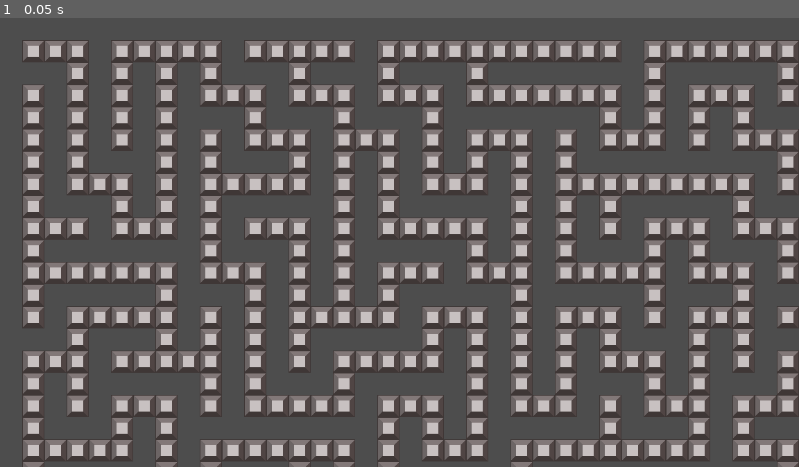
Above: before the commit, frame 1.
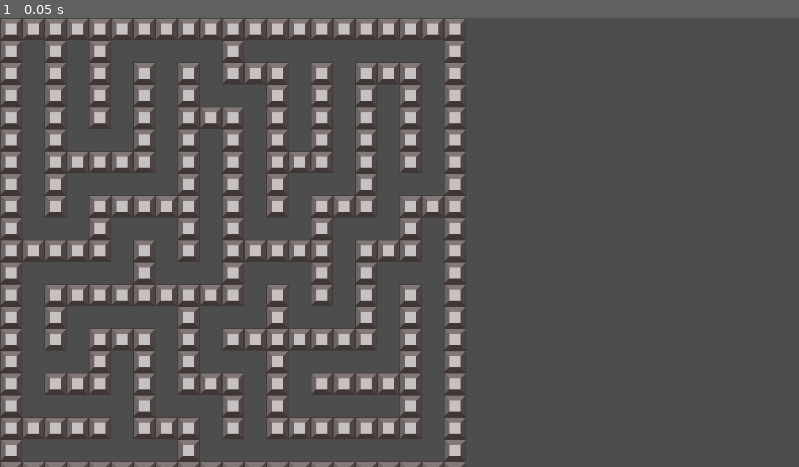
Above: after the commit, the same moment.

Repository: grotesquehead/01_maze
Game: Godot game, scene res://maze.tscn
The game is run twice, just before and just after one commit, with the same random seed, the same clock (stepped at 60 frames per second) and the same inputs. Before the commit the project starts from res://scripts/world.tscn.
Inputs:
- Up to frame 1 (0.05 s): no input

The runs differ from the first frame. In frame 1, 38% of the frame differs, in the area x 0-100%, y 0-100%.

Commit message:
Refined maze generation algorithm

Diff:
--- a/src/maze.gd
+++ /dev/null
@@ -1,68 +0,0 @@
-extends Node2D
-
-@export var grid_size: int = 10
-var grid: Array = []
-
-
-
-
-
-func initialize_grid():
-    for i in range(grid_size):
-        grid.append([])
-        for j in range(grid_size):
-            grid[i].append(0) # 0 represents a wall, 1 represents a path
-
-
-func generate_maze(start_x, start_y):
-    var stack = []
-    stack.push_back(Vector2(start_x, start_y))
-    grid[start_x][start_y] = 1
-
-    while stack.size() > 0:
-        var current = stack.pop_back()
-        var x = current.x
-        var y = current.y
-        var directions = [[0, 1], [1, 0], [0, -1], [-1, 0]]
-        directions.shuffle()
-
-        for direction in directions:
-            var nx = x + direction[0] * 2
-            var ny = y + direction[1] * 2
-
-            if nx >= 0 and nx < grid_size and ny >= 0 and ny < grid_size and grid[nx][ny] == 0:
-                grid[x + direction[0]][y + direction[1]] = 1
-                grid[nx][ny] = 1
-                stack.push_back(Vector2(x, y)) # Push the current cell back onto the stack
-                stack.push_back(Vector2(nx, ny)) # Push the next cell onto the stack
-                break # Break to process the next cell on the next iteration
-
-
-func draw_maze(tilemap: TileMap):
-    for i in range(grid.size()):
-        for j in range(grid[i].size()):
-            if grid[i][j] == 1:
-                var coords = Vector2i(i, j)
-                var source_id = 0 # The source ID of the tile you want to place
-                var atlas_coords = Vector2i(3, 3) # The atlas coordinates of the tile
-                tilemap.set_cell(0, coords, source_id, atlas_coords)
-
-
-func _ready():
-    initialize_grid()
-    grid[1][1] = 1 # Start point
-    generate_maze(1, 1)
-    var tilemap = $TileMap
-    draw_maze(tilemap)
-
-    # update() # Call to redraw the maze
-
-
-#
-#func _draw():
-#    for i in range(grid_size):
-#        for j in range(grid_size):
-#            if grid[i][j] == 0:
-#                draw_rect(Rect2(i * cell_size, j * cell_size, cell_size, cell_size), Color(0, 0, 0))
-#            else:
-#                draw_rect(Rect2(i * cell_size, j * cell_size, cell_size, cell_size), Color(1, 1, 1))
--- /dev/null
+++ b/src/maze.tscn
@@ -0,0 +1,76 @@
+[gd_scene load_steps=5 format=3 uid="uid://cbds1bwplih44"]
+
+[ext_resource type="Script" path="res://scripts/maze.gd" id="1_4lfwu"]
+[ext_resource type="Texture2D" uid="uid://bfgcp3ia2ipga" path="res://wall-tiles-autotile.png" id="2_4cev4"]
+
+[sub_resource type="TileSetAtlasSource" id="TileSetAtlasSource_1aj0n"]
+texture = ExtResource("2_4cev4")
+texture_region_size = Vector2i(32, 32)
+0:0/0 = 0
+1:0/0 = 0
+2:0/0 = 0
+3:0/0 = 0
+4:0/0 = 0
+5:0/0 = 0
+6:0/0 = 0
+7:0/0 = 0
+8:0/0 = 0
+9:0/0 = 0
+10:0/0 = 0
+0:1/0 = 0
+1:1/0 = 0
+2:1/0 = 0
+3:1/0 = 0
+4:1/0 = 0
+5:1/0 = 0
+6:1/0 = 0
+7:1/0 = 0
+8:1/0 = 0
+9:1/0 = 0
+10:1/0 = 0
+0:2/0 = 0
+1:2/0 = 0
+2:2/0 = 0
+3:2/0 = 0
+4:2/0 = 0
+5:2/0 = 0
+6:2/0 = 0
+7:2/0 = 0
+8:2/0 = 0
+9:2/0 = 0
+10:2/0 = 0
+0:3/0 = 0
+1:3/0 = 0
+2:3/0 = 0
+3:3/0 = 0
+4:3/0 = 0
+5:3/0 = 0
+6:3/0 = 0
+7:3/0 = 0
+8:3/0 = 0
+9:3/0 = 0
+10:3/0 = 0
+0:4/0 = 0
+1:4/0 = 0
+2:4/0 = 0
+3:4/0 = 0
+4:4/0 = 0
+5:4/0 = 0
+6:4/0 = 0
+7:4/0 = 0
+8:4/0 = 0
+9:4/0 = 0
+10:4/0 = 0
+
+[sub_resource type="TileSet" id="TileSet_750n3"]
+tile_size = Vector2i(32, 32)
+sources/0 = SubResource("TileSetAtlasSource_1aj0n")
+
+[node name="Maze" type="Node2D"]
+script = ExtResource("1_4lfwu")
+
+[node name="TileMap" type="TileMap" parent="."]
+position = Vector2(32, 32)
+tile_set = SubResource("TileSet_750n3")
+cell_quadrant_size = 17
+format = 2
--- a/src/project.godot
+++ b/src/project.godot
@@ -11,7 +11,7 @@
 [application]
 
 config/name="src"
-run/main_scene="res://scripts/world.tscn"
+run/main_scene="res://maze.tscn"
 config/features=PackedStringArray("4.1", "GL Compatibility")
 config/icon="res://icon.svg"
 
--- /dev/null
+++ b/src/scripts/maze.gd
@@ -0,0 +1,132 @@
+extends Node2D
+
+@export var grid_size: int = 10
+@export var cell_size: int = 2
+var grid: Array = []
+var rng = RandomNumberGenerator.new()
+
+
+class MazeNode:
+    var x : int
+    var y : int
+    var visited: bool = false
+    var east_path: bool = false
+    var south_path: bool = false
+
+    func _init(x: int, y: int) -> void:
+        self.x = x
+        self.y = y
+
+    func _to_string():
+        return "[x: " + str(self.x) + ", y: " + str(self.y) + "], east_path: " + str(self.east_path) + "|south_path: " + str(self.south_path)
+
+class MazeNodeStack:
+    var l: Array[MazeNode] = []
+
+    func push(node: MazeNode) -> void:
+        l.append(node)
+
+    func peek() -> MazeNode:
+        return l[-1]
+
+    func pop() -> MazeNode:
+        return l.pop_back()
+
+    func _to_string():
+        return str(self.l)
+
+    func size():
+        return l.size()
+
+    func empty():
+        return self.size() == 0
+
+func initialize_grid():
+    var atlas_coords = Vector2i(3, 3)
+
+    # Draw north and west walls.
+    for y in range((grid_size * cell_size) + 1):
+        $TileMap.set_cell(0, Vector2i(-1, y - 1), 0, atlas_coords)
+    for x in range((grid_size * cell_size) + 1):
+        $TileMap.set_cell(0, Vector2i(x - 1, -1), 0, atlas_coords)
+    for y in range(grid_size):
+        grid.append([])
+        for x in range(grid_size):
+            grid[y].append(MazeNode.new(x, y))
+            for y_cell in range(cell_size):
+                for x_cell in range(cell_size):
+                    if not x_cell and not y_cell:
+                        continue
+                    $TileMap.set_cell(0, Vector2i((x * cell_size) + y_cell, (y * cell_size) + x_cell), 0, atlas_coords)
+
+func draw_maze(tilemap: TileMap):
+    var source_id = 0
+    var atlas_coords = Vector2i(0, 4) # The atlas coordinates of the tile
+    for y in range(grid.size()):
+        for x in range(grid[y].size()):
+            var current_node = grid[y][x];
+            if current_node.east_path:
+                var coords = Vector2i((x * cell_size) + 1, y * cell_size)
+                tilemap.set_cell(0, coords, source_id, atlas_coords)
+            if current_node.south_path:
+                var coords = Vector2i(x * cell_size , (y * cell_size) + 1)
+                tilemap.set_cell(0, coords, source_id, atlas_coords)
+
+
+func recursive_backtracker():
+    var stack = MazeNodeStack.new()
+    stack.push(grid[0][0])
+    stack.peek().visited = true
+
+    while not stack.empty():
+        var current_node = stack.peek()
+        var neighbours: Array = []
+
+        # North
+        if current_node.y - 1 >= 0 and not grid[current_node.y - 1][current_node.x].visited:
+            neighbours.append([0, grid[current_node.y - 1][current_node.x]])
+
+        # East
+        if current_node.x + 1 < grid.size() and not grid[current_node.y][current_node.x + 1].visited:
+            neighbours.append([1, grid[current_node.y][current_node.x + 1]])
+
+        # South
+        if current_node.y + 1 < grid.size() and not grid[current_node.y + 1][current_node.x].visited:
+            neighbours.append([2, grid[current_node.y + 1][current_node.x]])
+
+        # West
+        if current_node.x - 1 >= 0 and not grid[current_node.y][current_node.x - 1].visited:
+            neighbours.append([3, grid[current_node.y][current_node.x - 1]])
+
+        if neighbours.is_empty():
+            stack.pop()
+        else:
+            var neighbour = neighbours[randi() % neighbours.size()]
+            if neighbour[0] == 0:
+                neighbour[1].south_path = true
+            elif neighbour[0] == 1:
+                current_node.east_path = true
+            elif neighbour[0] == 2:
+                current_node.south_path = true
+            elif neighbour[0] == 3:
+                neighbour[1].east_path = true
+
+            stack.push(neighbour[1])
+            neighbour[1].visited = true
+
+
+
+
+
+func _ready():
+    rng.seed = 0
+
+    initialize_grid()
+
+#    grid[0][0].east_path = true
+#    var coords = Vector2i(0, 0)
+#    $TileMap.set_cell(0, coords, 0, Vector2i(3,3))
+#    $TileMap.set_cell(0, coords, 0, Vector2i(3,3))
+    recursive_backtracker()
+#    initialize_grid()
+    draw_maze($TileMap)
--- a/src/scripts/maze.tscn
+++ /dev/null
@@ -1,9 +0,0 @@
-[gd_scene load_steps=2 format=3 uid="uid://cbds1bwplih44"]
-
-[ext_resource type="Script" path="res://maze.gd" id="1_cxtvd"]
-
-[node name="Maze" type="Node"]
-script = ExtResource("1_cxtvd")
-
-[node name="TileMap" type="TileMap" parent="."]
-format = 2
--- a/src/scripts/world.tscn
+++ /dev/null
@@ -1,187 +0,0 @@
-[gd_scene load_steps=5 format=3 uid="uid://bpqeq5mtemieh"]
-
-[ext_resource type="Texture2D" uid="uid://bfgcp3ia2ipga" path="res://wall-tiles-autotile.png" id="1_aofsc"]
-[ext_resource type="Script" path="res://maze.gd" id="1_ygvff"]
-
-[sub_resource type="TileSetAtlasSource" id="TileSetAtlasSource_spfl6"]
-resource_name = "as"
-texture = ExtResource("1_aofsc")
-texture_region_size = Vector2i(32, 32)
-0:0/0 = 0
-0:0/0/physics_layer_0/linear_velocity = Vector2(0, 0)
-0:0/0/physics_layer_0/angular_velocity = 0.0
-1:0/0 = 0
-1:0/0/physics_layer_0/linear_velocity = Vector2(0, 0)
-1:0/0/physics_layer_0/angular_velocity = 0.0
-2:0/0 = 0
-2:0/0/physics_layer_0/linear_velocity = Vector2(0, 0)
-2:0/0/physics_layer_0/angular_velocity = 0.0
-3:0/0 = 0
-3:0/0/physics_layer_0/linear_velocity = Vector2(0, 0)
-3:0/0/physics_layer_0/angular_velocity = 0.0
-4:0/0 = 0
-4:0/0/physics_layer_0/linear_velocity = Vector2(0, 0)
-4:0/0/physics_layer_0/angular_velocity = 0.0
-5:0/0 = 0
-5:0/0/physics_layer_0/linear_velocity = Vector2(0, 0)
-5:0/0/physics_layer_0/angular_velocity = 0.0
-6:0/0 = 0
-6:0/0/physics_layer_0/linear_velocity = Vector2(0, 0)
-6:0/0/physics_layer_0/angular_velocity = 0.0
-7:0/0 = 0
-7:0/0/physics_layer_0/linear_velocity = Vector2(0, 0)
-7:0/0/physics_layer_0/angular_velocity = 0.0
-8:0/0 = 0
-8:0/0/physics_layer_0/linear_velocity = Vector2(0, 0)
-8:0/0/physics_layer_0/angular_velocity = 0.0
-9:0/0 = 0
-9:0/0/physics_layer_0/linear_velocity = Vector2(0, 0)
-9:0/0/physics_layer_0/angular_velocity = 0.0
-10:0/0 = 0
-10:0/0/physics_layer_0/linear_velocity = Vector2(0, 0)
-10:0/0/physics_layer_0/angular_velocity = 0.0
-0:1/0 = 0
-0:1/0/physics_layer_0/linear_velocity = Vector2(0, 0)
-0:1/0/physics_layer_0/angular_velocity = 0.0
-1:1/0 = 0
-1:1/0/physics_layer_0/linear_velocity = Vector2(0, 0)
-1:1/0/physics_layer_0/angular_velocity = 0.0
-2:1/0 = 0
-2:1/0/physics_layer_0/linear_velocity = Vector2(0, 0)
-2:1/0/physics_layer_0/angular_velocity = 0.0
-3:1/0 = 0
-3:1/0/physics_layer_0/linear_velocity = Vector2(0, 0)
-3:1/0/physics_layer_0/angular_velocity = 0.0
-4:1/0 = 0
-4:1/0/physics_layer_0/linear_velocity = Vector2(0, 0)
-4:1/0/physics_layer_0/angular_velocity = 0.0
-5:1/0 = 0
-5:1/0/physics_layer_0/linear_velocity = Vector2(0, 0)
-5:1/0/physics_layer_0/angular_velocity = 0.0
-6:1/0 = 0
-6:1/0/physics_layer_0/linear_velocity = Vector2(0, 0)
-6:1/0/physics_layer_0/angular_velocity = 0.0
-7:1/0 = 0
-7:1/0/physics_layer_0/linear_velocity = Vector2(0, 0)
-7:1/0/physics_layer_0/angular_velocity = 0.0
-8:1/0 = 0
-8:1/0/physics_layer_0/linear_velocity = Vector2(0, 0)
-8:1/0/physics_layer_0/angular_velocity = 0.0
-9:1/0 = 0
-9:1/0/physics_layer_0/linear_velocity = Vector2(0, 0)
-9:1/0/physics_layer_0/angular_velocity = 0.0
-10:1/0 = 0
-10:1/0/physics_layer_0/linear_velocity = Vector2(0, 0)
-10:1/0/physics_layer_0/angular_velocity = 0.0
-0:2/0 = 0
-0:2/0/physics_layer_0/linear_velocity = Vector2(0, 0)
-0:2/0/physics_layer_0/angular_velocity = 0.0
-1:2/0 = 0
-1:2/0/physics_layer_0/linear_velocity = Vector2(0, 0)
-1:2/0/physics_layer_0/angular_velocity = 0.0
-2:2/0 = 0
-2:2/0/physics_layer_0/linear_velocity = Vector2(0, 0)
-2:2/0/physics_layer_0/angular_velocity = 0.0
-3:2/0 = 0
-3:2/0/physics_layer_0/linear_velocity = Vector2(0, 0)
-3:2/0/physics_layer_0/angular_velocity = 0.0
-4:2/0 = 0
-4:2/0/physics_layer_0/linear_velocity = Vector2(0, 0)
-4:2/0/physics_layer_0/angular_velocity = 0.0
-5:2/0 = 0
-5:2/0/physics_layer_0/linear_velocity = Vector2(0, 0)
-5:2/0/physics_layer_0/angular_velocity = 0.0
-6:2/0 = 0
-6:2/0/physics_layer_0/linear_velocity = Vector2(0, 0)
-6:2/0/physics_layer_0/angular_velocity = 0.0
-7:2/0 = 0
-7:2/0/physics_layer_0/linear_velocity = Vector2(0, 0)
-7:2/0/physics_layer_0/angular_velocity = 0.0
-8:2/0 = 0
-8:2/0/physics_layer_0/linear_velocity = Vector2(0, 0)
-8:2/0/physics_layer_0/angular_velocity = 0.0
-9:2/0 = 0
-9:2/0/physics_layer_0/linear_velocity = Vector2(0, 0)
-9:2/0/physics_layer_0/angular_velocity = 0.0
-10:2/0 = 0
-10:2/0/physics_layer_0/linear_velocity = Vector2(0, 0)
-10:2/0/physics_layer_0/angular_velocity = 0.0
-0:3/0 = 0
-0:3/0/physics_layer_0/linear_velocity = Vector2(0, 0)
-0:3/0/physics_layer_0/angular_velocity = 0.0
-1:3/0 = 0
-1:3/0/physics_layer_0/linear_velocity = Vector2(0, 0)
-1:3/0/physics_layer_0/angular_velocity = 0.0
-2:3/0 = 0
-2:3/0/physics_layer_0/linear_velocity = Vector2(0, 0)
-2:3/0/physics_layer_0/angular_velocity = 0.0
-3:3/0 = 0
-3:3/0/physics_layer_0/linear_velocity = Vector2(0, 0)
-3:3/0/physics_layer_0/angular_velocity = 0.0
-4:3/0 = 0
-4:3/0/physics_layer_0/linear_velocity = Vector2(0, 0)
-4:3/0/physics_layer_0/angular_velocity = 0.0
-5:3/0 = 0
-5:3/0/physics_layer_0/linear_velocity = Vector2(0, 0)
-5:3/0/physics_layer_0/angular_velocity = 0.0
-6:3/0 = 0
-6:3/0/physics_layer_0/linear_velocity = Vector2(0, 0)
-6:3/0/physics_layer_0/angular_velocity = 0.0
-7:3/0 = 0
-7:3/0/physics_layer_0/linear_velocity = Vector2(0, 0)
-7:3/0/physics_layer_0/angular_velocity = 0.0
-8:3/0 = 0
-8:3/0/physics_layer_0/linear_velocity = Vector2(0, 0)
-8:3/0/physics_layer_0/angular_velocity = 0.0
-9:3/0 = 0
-9:3/0/physics_layer_0/linear_velocity = Vector2(0, 0)
-9:3/0/physics_layer_0/angular_velocity = 0.0
-10:3/0 = 0
-10:3/0/physics_layer_0/linear_velocity = Vector2(0, 0)
-10:3/0/physics_layer_0/angular_velocity = 0.0
-0:4/0 = 0
-0:4/0/physics_layer_0/linear_velocity = Vector2(0, 0)
-0:4/0/physics_layer_0/angular_velocity = 0.0
-1:4/0 = 0
-1:4/0/physics_layer_0/linear_velocity = Vector2(0, 0)
-1:4/0/physics_layer_0/angular_velocity = 0.0
-2:4/0 = 0
-2:4/0/physics_layer_0/linear_velocity = Vector2(0, 0)
-2:4/0/physics_layer_0/angular_velocity = 0.0
-3:4/0 = 0
-3:4/0/physics_layer_0/linear_velocity = Vector2(0, 0)
-3:4/0/physics_layer_0/angular_velocity = 0.0
-4:4/0 = 0
-4:4/0/physics_layer_0/linear_velocity = Vector2(0, 0)
-4:4/0/physics_layer_0/angular_velocity = 0.0
-5:4/0 = 0
-5:4/0/physics_layer_0/linear_velocity = Vector2(0, 0)
-5:4/0/physics_layer_0/angular_velocity = 0.0
-6:4/0 = 0
-6:4/0/physics_layer_0/linear_velocity = Vector2(0, 0)
-6:4/0/physics_layer_0/angular_velocity = 0.0
-7:4/0 = 0
-7:4/0/physics_layer_0/linear_velocity = Vector2(0, 0)
-7:4/0/physics_layer_0/angular_velocity = 0.0
-8:4/0 = 0
-8:4/0/physics_layer_0/linear_velocity = Vector2(0, 0)
-8:4/0/physics_layer_0/angular_velocity = 0.0
-9:4/0 = 0
-9:4/0/physics_layer_0/linear_velocity = Vector2(0, 0)
-9:4/0/physics_layer_0/angular_velocity = 0.0
-10:4/0 = 0
-10:4/0/physics_layer_0/linear_velocity = Vector2(0, 0)
-10:4/0/physics_layer_0/angular_velocity = 0.0
-
-[sub_resource type="TileSet" id="TileSet_u5orn"]
-tile_size = Vector2i(32, 32)
-physics_layer_0/collision_layer = 1
-sources/0 = SubResource("TileSetAtlasSource_spfl6")
-
-[node name="world" type="Node2D"]
-script = ExtResource("1_ygvff")
-grid_size = 150
-
-[node name="TileMap" type="TileMap" parent="."]
-tile_set = SubResource("TileSet_u5orn")
-format = 2
